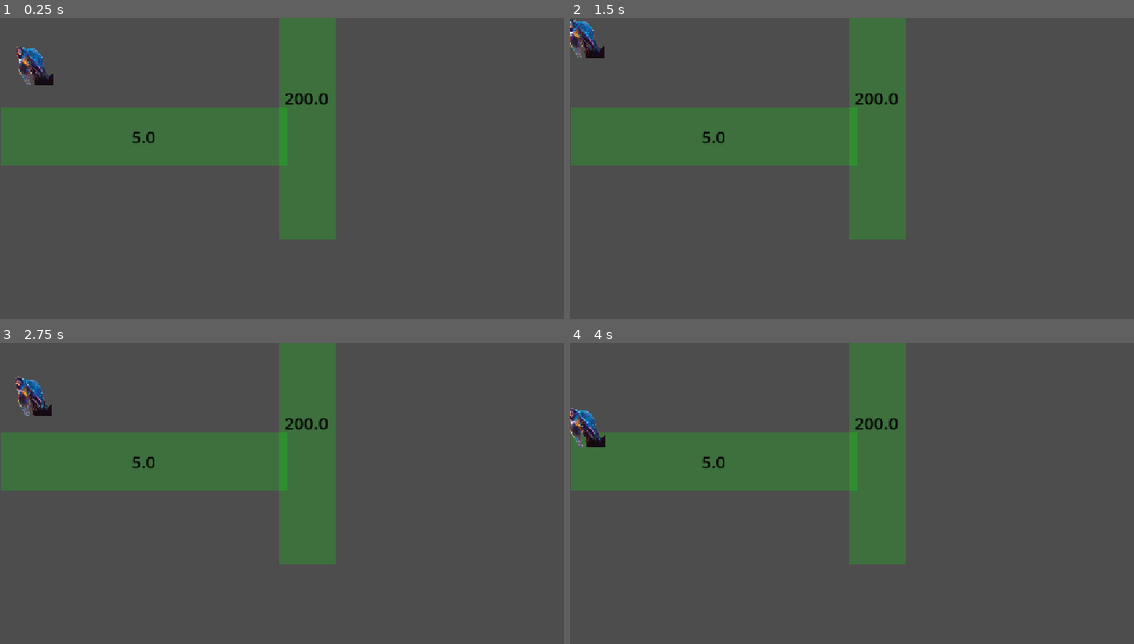
Above: before the commit, frames 1-4 (two rows, left to right).
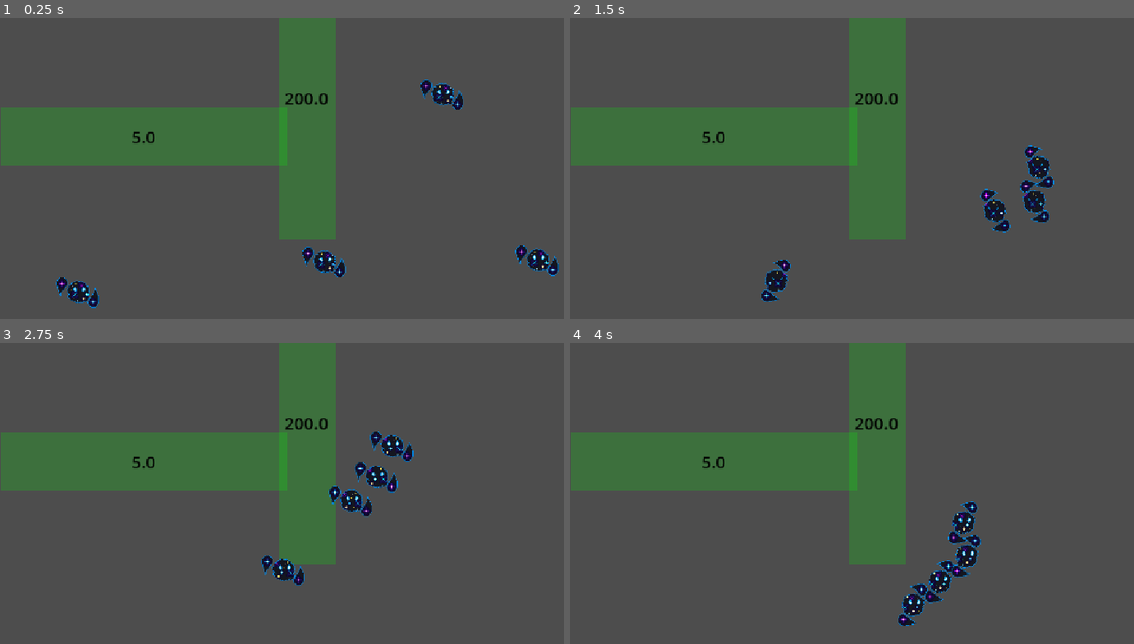
Above: after the commit, the same moments.

Repository: PacketLoss10/AI-for-Games
Game: Godot game, scene res://pathfinding_test.tscn
Same seed, same stepped clock (60 frames per second), same inputs: the game is played once before the commit and once after it.
Inputs (mouse positions are in pixels of both pictures, inside the frame that each line leads up to):
- Up to frame 1 (0.25 s): no input
- Up to frame 2 (1.5 s): move the mouse to (1043, 183) at 0.52 s; click (1043, 183) at 0.67 s; move the mouse to (767, 219) at 1.27 s; click (767, 219) at 1.42 s
- Up to frame 3 (2.75 s): move the mouse to (394, 445) at 2.02 s; click (394, 445) at 2.17 s
- Up to frame 4 (4 s): move the mouse to (863, 601) at 2.77 s; click (863, 601) at 2.92 s; move the mouse to (1094, 583) at 3.52 s; click (1094, 583) at 3.67 s

The runs differ from the first frame. In frame 1, 2.2% of the frame differs, in the area x 2-100%, y 9-97%; in frame 2, 2.2%; in frame 3, 2.2%; in frame 4, 2.2%, in the area x 0-73%, y 21-95%.

Commit message:
implemented pathfinding enemy leader

Diff:
--- /dev/null
+++ b/ai-for-games-project/EnemyLeader.tscn
@@ -0,0 +1,82 @@
+[gd_scene format=3 uid="uid://d0xfb3t6dllxt"]
+
+[ext_resource type="Texture2D" uid="uid://b86xnwpit2m3g" path="res://galaxy_move_animation/galaxy_move_000.png" id="1_hdbes"]
+[ext_resource type="Script" uid="uid://gjnrvrkh4u5k" path="res://enemy_leader.gd" id="1_vvslm"]
+[ext_resource type="Texture2D" uid="uid://bcujw6engolkv" path="res://galaxy_move_animation/galaxy_move_001.png" id="2_vvslm"]
+[ext_resource type="Texture2D" uid="uid://15biloa6kl2e" path="res://galaxy_move_animation/galaxy_move_002.png" id="3_t677b"]
+[ext_resource type="Texture2D" uid="uid://bnmkccp2amynn" path="res://galaxy_move_animation/galaxy_move_003.png" id="4_nnynh"]
+[ext_resource type="Texture2D" uid="uid://vbmgl08qynhe" path="res://galaxy_move_animation/galaxy_move_004.png" id="5_dvwte"]
+[ext_resource type="Texture2D" uid="uid://p436t0ggwb35" path="res://galaxy_move_animation/galaxy_move_005.png" id="6_a2rcl"]
+[ext_resource type="Texture2D" uid="uid://bl4hs08id2pan" path="res://galaxy_move_animation/galaxy_move_006.png" id="7_bpwc2"]
+[ext_resource type="Texture2D" uid="uid://cwcv5uvfc5ell" path="res://galaxy_move_animation/galaxy_move_007.png" id="8_o2864"]
+[ext_resource type="Texture2D" uid="uid://0kmkdupgqigv" path="res://galaxy_move_animation/galaxy_move_008.png" id="9_r3h2f"]
+[ext_resource type="Texture2D" uid="uid://eiv3uaxiebw2" path="res://galaxy_move_animation/galaxy_move_009.png" id="10_xkoaw"]
+[ext_resource type="Texture2D" uid="uid://drrhvwmkpfj7s" path="res://galaxy_move_animation/galaxy_move_010.png" id="11_58jir"]
+[ext_resource type="Texture2D" uid="uid://ciani1yahpuk3" path="res://galaxy_move_animation/galaxy_move_011.png" id="12_stohx"]
+
+[sub_resource type="CircleShape2D" id="CircleShape2D_giwii"]
+radius = 200.0
+
+[sub_resource type="SpriteFrames" id="SpriteFrames_5m2cs"]
+animations = [{
+"frames": [{
+"duration": 1.0,
+"texture": ExtResource("1_hdbes")
+}, {
+"duration": 1.0,
+"texture": ExtResource("2_vvslm")
+}, {
+"duration": 1.0,
+"texture": ExtResource("3_t677b")
+}, {
+"duration": 1.0,
+"texture": ExtResource("4_nnynh")
+}, {
+"duration": 1.0,
+"texture": ExtResource("5_dvwte")
+}, {
+"duration": 1.0,
+"texture": ExtResource("6_a2rcl")
+}, {
+"duration": 1.0,
+"texture": ExtResource("7_bpwc2")
+}, {
+"duration": 1.0,
+"texture": ExtResource("8_o2864")
+}, {
+"duration": 1.0,
+"texture": ExtResource("9_r3h2f")
+}, {
+"duration": 1.0,
+"texture": ExtResource("10_xkoaw")
+}, {
+"duration": 1.0,
+"texture": ExtResource("11_58jir")
+}, {
+"duration": 1.0,
+"texture": ExtResource("12_stohx")
+}],
+"loop": 1,
+"name": &"idle_move",
+"speed": 12.0
+}]
+
+[sub_resource type="CircleShape2D" id="CircleShape2D_3fg1j"]
+radius = 30.066593
+
+[node name="EnemyLeader" type="CharacterBody2D" unique_id=2107522909]
+motion_mode = 1
+script = ExtResource("1_vvslm")
+
+[node name="FlockRadius" type="Area2D" parent="." unique_id=1289772124]
+
+[node name="CollisionShape2D" type="CollisionShape2D" parent="FlockRadius" unique_id=479000412]
+shape = SubResource("CircleShape2D_giwii")
+
+[node name="Sprite" type="AnimatedSprite2D" parent="." unique_id=1126980296]
+sprite_frames = SubResource("SpriteFrames_5m2cs")
+animation = &"idle_move"
+autoplay = "idle_move"
+
+[node name="BodyCollision" type="CollisionShape2D" parent="." unique_id=1909487384]
+shape = SubResource("CircleShape2D_3fg1j")
--- a/ai-for-games-project/Level.tscn
+++ /dev/null
@@ -1,3 +0,0 @@
-[gd_scene format=3 uid="uid://bejv0b0fv0bdp"]
-
-[node name="Node2D" type="Node2D" unique_id=190934345]
--- a/ai-for-games-project/cost_area.gd
+++ b/ai-for-games-project/cost_area.gd
@@ -44,18 +44,18 @@
 	return world
 
 
-func update_shape_params(blocking: bool, cost: float, size: Vector2, visible: bool):
+func update_shape_params(blocking: bool, cost: float, size: Vector2, isVisible: bool):
 	if $Area/Shape == null or $Label == null or $Area/Shape.shape == null or not $Area/Shape.shape is RectangleShape2D:
 		return
 
 	$Area/Shape.debug_color = Color(1, 0, 0, 0.2) if blocking else Color(0, 1, 0, 0.2)
 
 	$Label.text = str(cost)
-	$Label.visible = visible
+	$Label.visible = isVisible
 
 	$Area/Shape.shape.size = size
 
 	$Area/ColorRect.size = size
 	$Area/ColorRect.position = -size * 0.5
 	$Area/ColorRect.color = Color(1, 0, 0, 0.2) if blocking else Color(0, 1, 0, 0.2)
-	$Area/ColorRect.visible = visible
+	$Area/ColorRect.visible = isVisible
--- /dev/null
+++ b/ai-for-games-project/enemy_leader.gd
@@ -0,0 +1,48 @@
+class_name EnemyLeader
+extends CharacterBody2D
+
+
+var _speed := 300.0
+var _hasPath := false
+var _currentPath: Array[Vector2] = []
+var _nextPosition := Vector2(0.0, 0.0)
+var _pathAcceptance := 5.0
+
+
+func find_path(goal: Vector2, environment: Array):
+	_currentPath = PathFinder.find_path(global_position, goal, environment)
+
+	if _currentPath.is_empty():
+		_hasPath = false
+		velocity = Vector2.ZERO
+		return
+
+	_hasPath = true
+	_nextPosition = _currentPath.pop_back()
+
+
+func _physics_process(delta: float) -> void:
+	if not _hasPath:
+		velocity = Vector2.ZERO
+		move_and_slide()
+		return
+
+	while global_position.distance_squared_to(_nextPosition) < _pathAcceptance * _pathAcceptance:
+		if _currentPath.is_empty():
+			_hasPath = false
+			velocity = Vector2.ZERO
+			move_and_slide()
+			return
+
+		_nextPosition = _currentPath.pop_back()
+
+	var direction := global_position.direction_to(_nextPosition)
+	velocity = direction * _speed
+
+	if velocity.x > 0.0:
+		$Sprite.flip_h = false
+	elif velocity.x < 0.0:
+		$Sprite.flip_h = true
+
+	move_and_slide()
+	return
--- a/ai-for-games-project/pathfinding_test.gd
+++ b/ai-for-games-project/pathfinding_test.gd
@@ -3,7 +3,6 @@
 
 # Called when the node enters the scene tree for the first time.
 func _ready() -> void:
-	$Sprite2D.find_path(Vector2(800.0, 500.0), $Environment.get_children())
 	pass # Replace with function body.
 
 
@@ -11,6 +10,8 @@
 func _process(delta: float) -> void:
 	pass
 
+
 func _input(event):
 	if event is InputEventMouseButton:
-		$Sprite2D.find_path(event.position, $Environment.get_children())
+		for enemy: EnemyLeader in $Enemies.get_children():
+			enemy.find_path(event.position, $Environment.get_children())
--- a/ai-for-games-project/pathfinding_test.tscn
+++ b/ai-for-games-project/pathfinding_test.tscn
@@ -2,8 +2,7 @@
 
 [ext_resource type="PackedScene" uid="uid://cih6otn3jpb8t" path="res://CostArea.tscn" id="1_jcjpg"]
 [ext_resource type="Script" uid="uid://chogbu0jmtodh" path="res://pathfinding_test.gd" id="1_nnco5"]
-[ext_resource type="Texture2D" uid="uid://3g37od2eh0rr" path="res://SamF/Jird.png" id="2_qd8n6"]
-[ext_resource type="Script" uid="uid://basrn31llauof" path="res://pathfinder_agent.gd" id="3_nnco5"]
+[ext_resource type="PackedScene" uid="uid://d0xfb3t6dllxt" path="res://EnemyLeader.tscn" id="5_qi37o"]
 
 [node name="Root" type="Node2D" unique_id=111339850]
 script = ExtResource("1_nnco5")
@@ -22,8 +21,16 @@
 _size = Vector2(100, 500)
 _visible = true
 
-[node name="Sprite2D" type="Sprite2D" parent="." unique_id=1997374510]
-position = Vector2(68.00001, 98)
-scale = Vector2(0.14109348, 0.1937046)
-texture = ExtResource("2_qd8n6")
-script = ExtResource("3_nnco5")
+[node name="Enemies" type="Node2D" parent="." unique_id=917330937]
+
+[node name="EnemyLeader1" parent="Enemies" unique_id=2107522909 instance=ExtResource("5_qi37o")]
+position = Vector2(140, 482)
+
+[node name="EnemyLeader2" parent="Enemies" unique_id=664642248 instance=ExtResource("5_qi37o")]
+position = Vector2(572, 429)
+
+[node name="EnemyLeader3" parent="Enemies" unique_id=822433840 instance=ExtResource("5_qi37o")]
+position = Vector2(779, 135)
+
+[node name="EnemyLeader4" parent="Enemies" unique_id=330736622 instance=ExtResource("5_qi37o")]
+position = Vector2(946, 426)
--- a/ai-for-games-project/sprite_2d.gd
+++ /dev/null
@@ -1,38 +0,0 @@
-extends Sprite2D
-
-# Called when the node enters the scene tree for the first time.
-func _ready() -> void:
-	pass # Replace with function body.
-
-# Called every frame. 'delta' is the elapsed time since the previous frame.
-func _process(delta: float) -> void:
-	pass
-
-#enum class EnemyStateEnum
-#{
-	#MoveState
-#};
-#
-#class EnemyState
-#{
-	#EnemyState() = default;
-	#virtual ~EnemyState() = default;
-#};
-#
-#class MoveState :public EnemyState
-#{
-#private:
-	#float x = 0.f;
-	#float y = 0.f;
-#public:
-	#MoveState() = default;
-#
-#};
-#
-#int main()
-#{
-	#EnemyState* state;
-	#state = new MoveState();
-#
-#
-#}
--- a/ai-for-games-project/test.tscn
+++ /dev/null
@@ -1,11 +0,0 @@
-[gd_scene format=3 uid="uid://c7rrwgbnxl5qx"]
-
-[ext_resource type="Script" uid="uid://yu1qgsv3uk5d" path="res://sprite_2d.gd" id="1_37kl0"]
-
-[sub_resource type="ViewportTexture" id="ViewportTexture_dbi37"]
-
-[node name="Node2D" type="Node2D" unique_id=328759283]
-
-[node name="Sprite2D" type="Sprite2D" parent="." unique_id=1702290547]
-texture = SubResource("ViewportTexture_dbi37")
-script = ExtResource("1_37kl0")
Not shown, added: ai-for-games-project/enemy_leader.gd.uid
Binary file added: ai-for-games-project/galaxy_move_animation/galaxy_move_000.png
Not shown, added: ai-for-games-project/galaxy_move_animation/galaxy_move_000.png.import
Binary file added: ai-for-games-project/galaxy_move_animation/galaxy_move_001.png
Not shown, added: ai-for-games-project/galaxy_move_animation/galaxy_move_001.png.import
Binary file added: ai-for-games-project/galaxy_move_animation/galaxy_move_002.png
Not shown, added: ai-for-games-project/galaxy_move_animation/galaxy_move_002.png.import
Binary file added: ai-for-games-project/galaxy_move_animation/galaxy_move_003.png
Not shown, added: ai-for-games-project/galaxy_move_animation/galaxy_move_003.png.import
Binary file added: ai-for-games-project/galaxy_move_animation/galaxy_move_004.png
Not shown, added: ai-for-games-project/galaxy_move_animation/galaxy_move_004.png.import
Binary file added: ai-for-games-project/galaxy_move_animation/galaxy_move_005.png
(and 14 more such lines)
